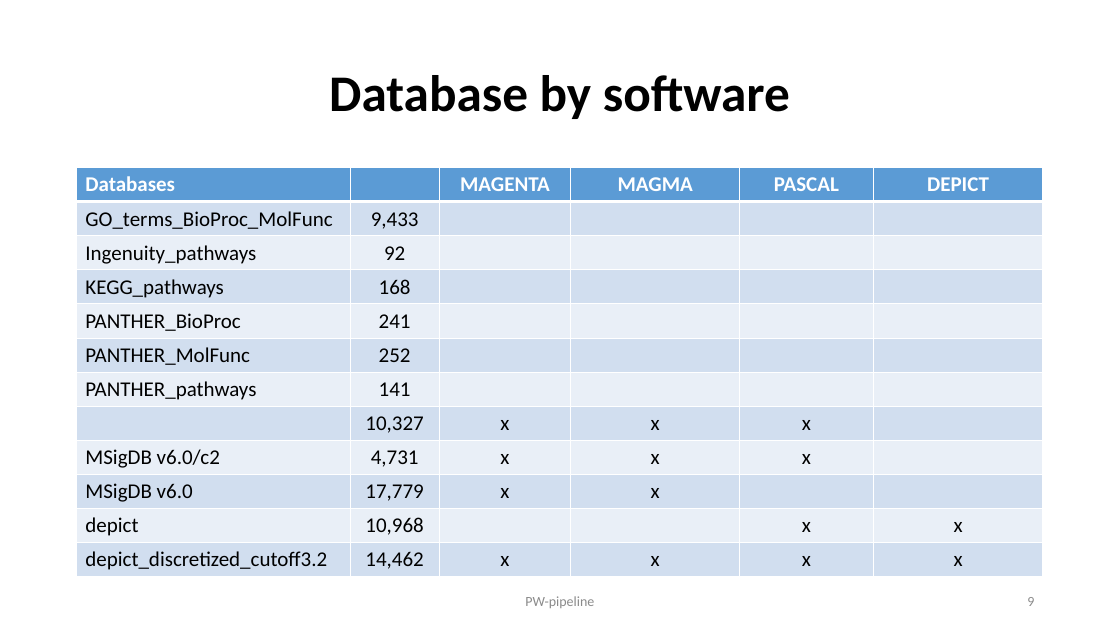
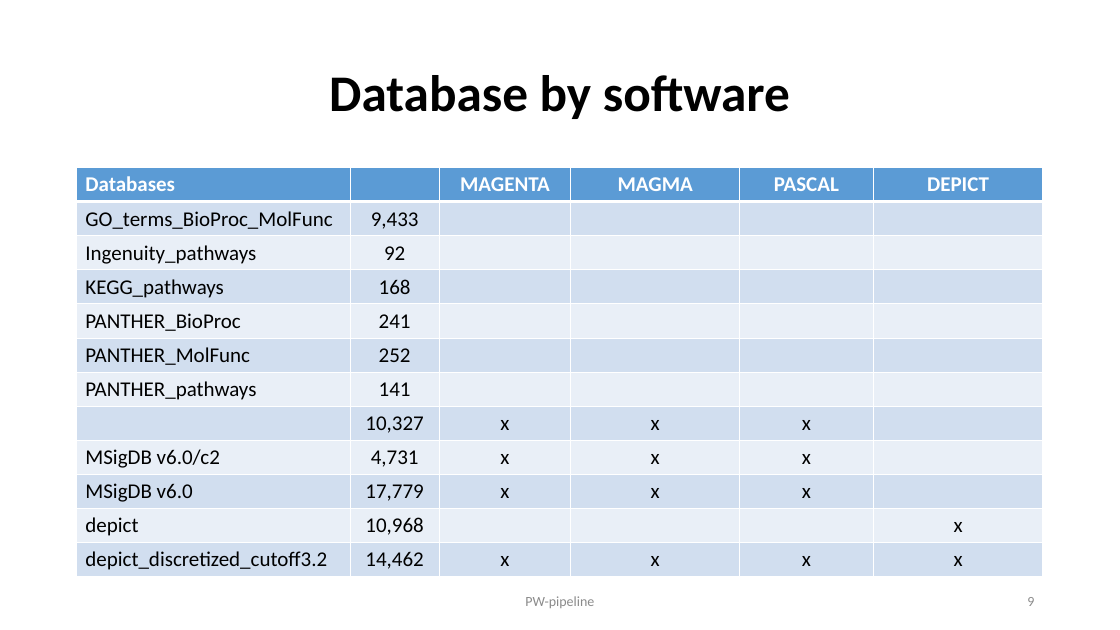
Before and after one commit to jinghuazhao/PW-pipeline, a slide deck: slide 9 of README.pptx. Drawn at 1120x630 pixels with LibreOffice and Linux fonts; fonts in the diff are those of the drawing. Boxes give left, top, right and bottom in pixels: in the first picture for what was removed or moved away, otherwise in the second. Text is boxed around its words. In the diff, an @@ line names an element or a change of style, - is before the commit and + after.

Commit message:
README

```diff
--- a/README.pptx
+++ b/README.pptx
@@ table at [77, 168, 1044, 577] @@
-row 10, column 5: 
+row 10, column 5: x
-row 11, column 5: x
+row 11, column 5: 
```
